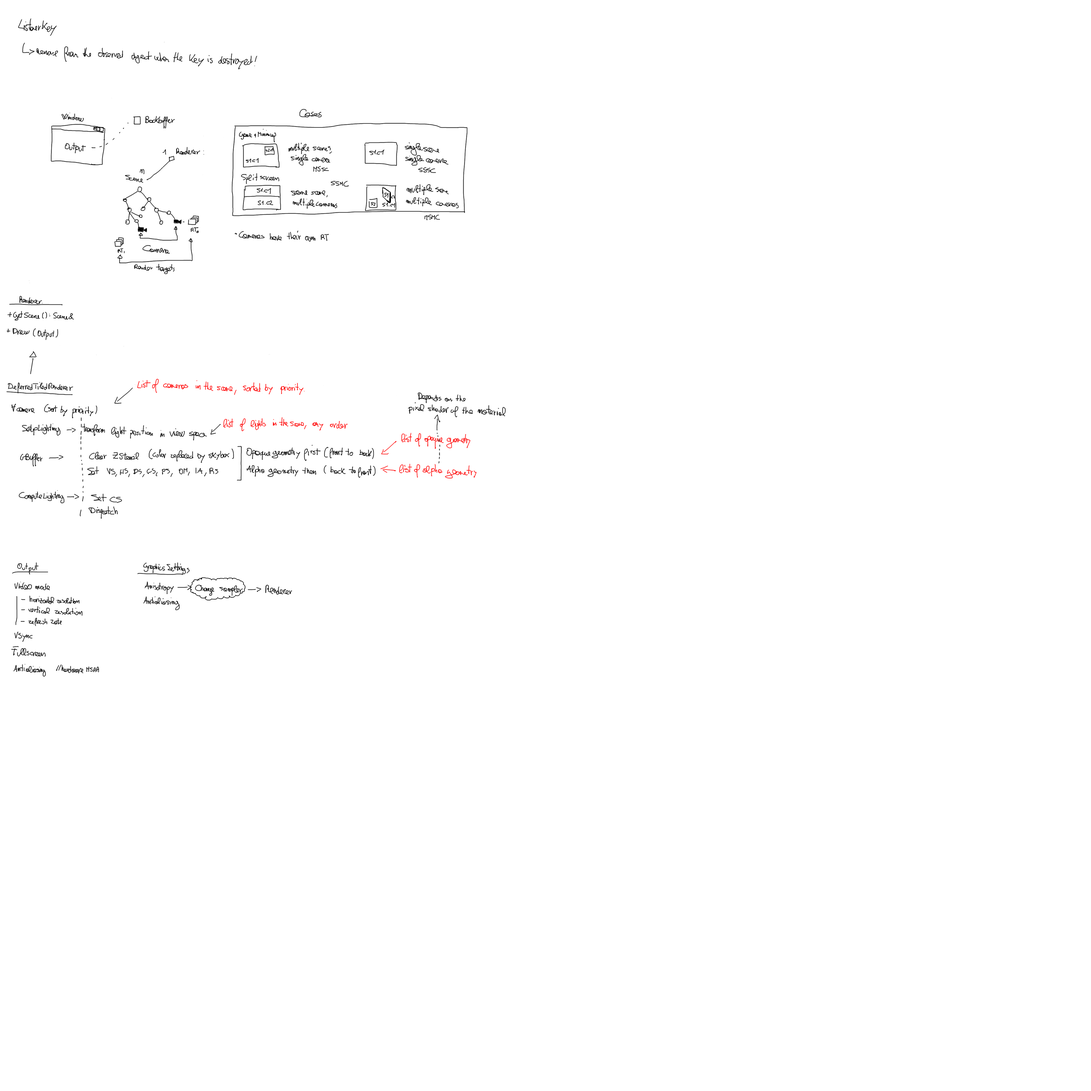
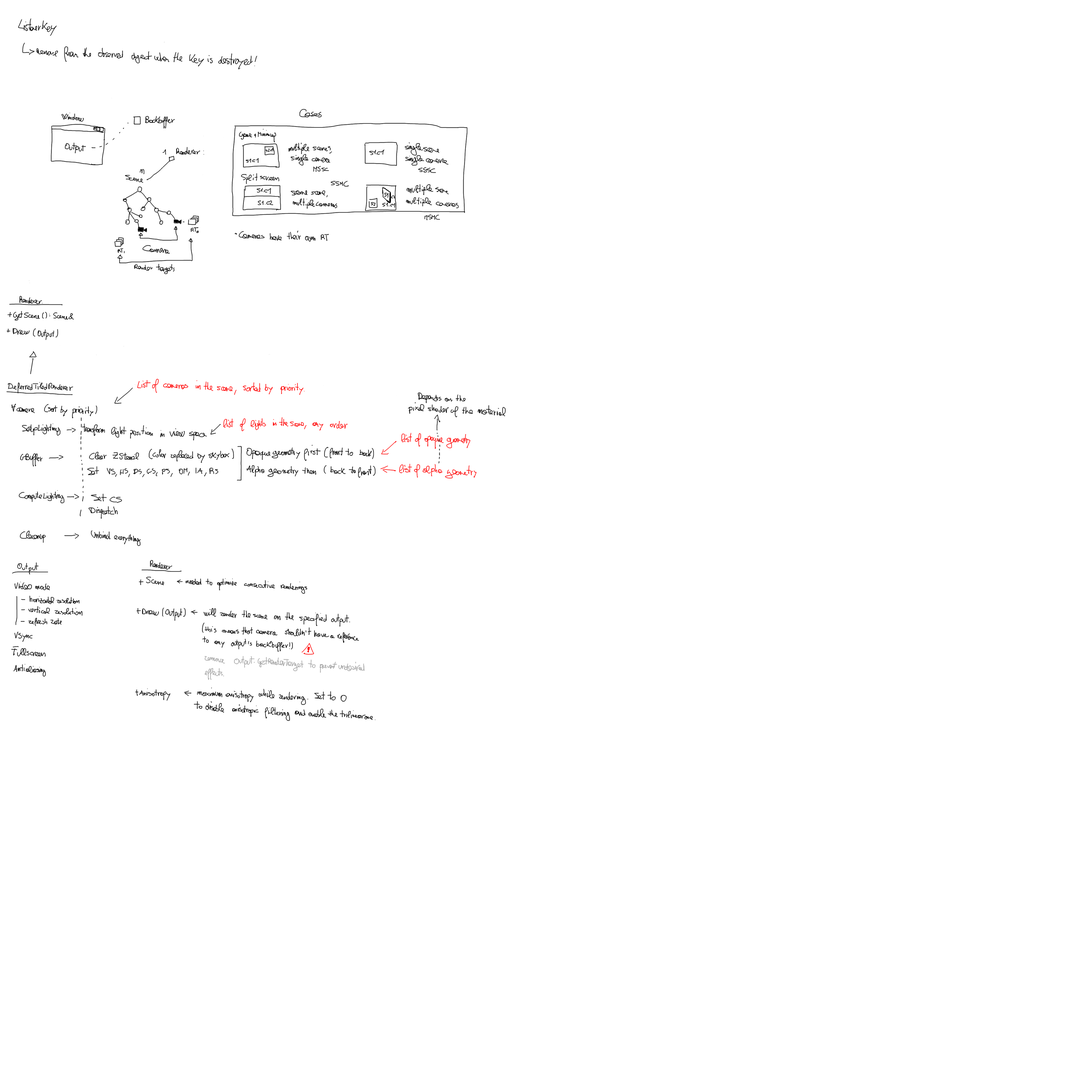
The second 1091 x 1091 image is a revision of the first. Changes to its layers:
painted on "Background" over [left=19, top=530, right=376, bottom=722]
